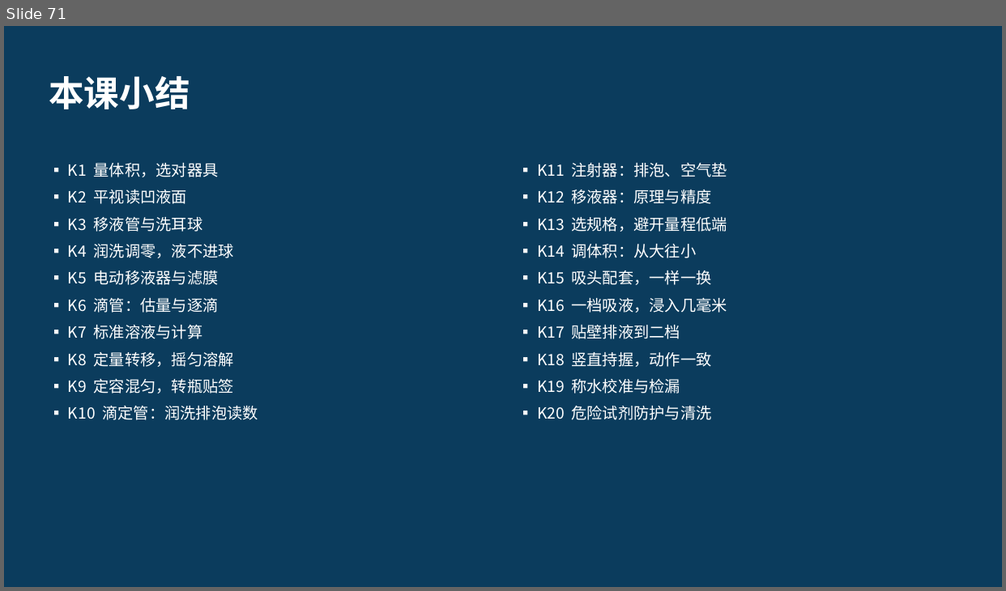
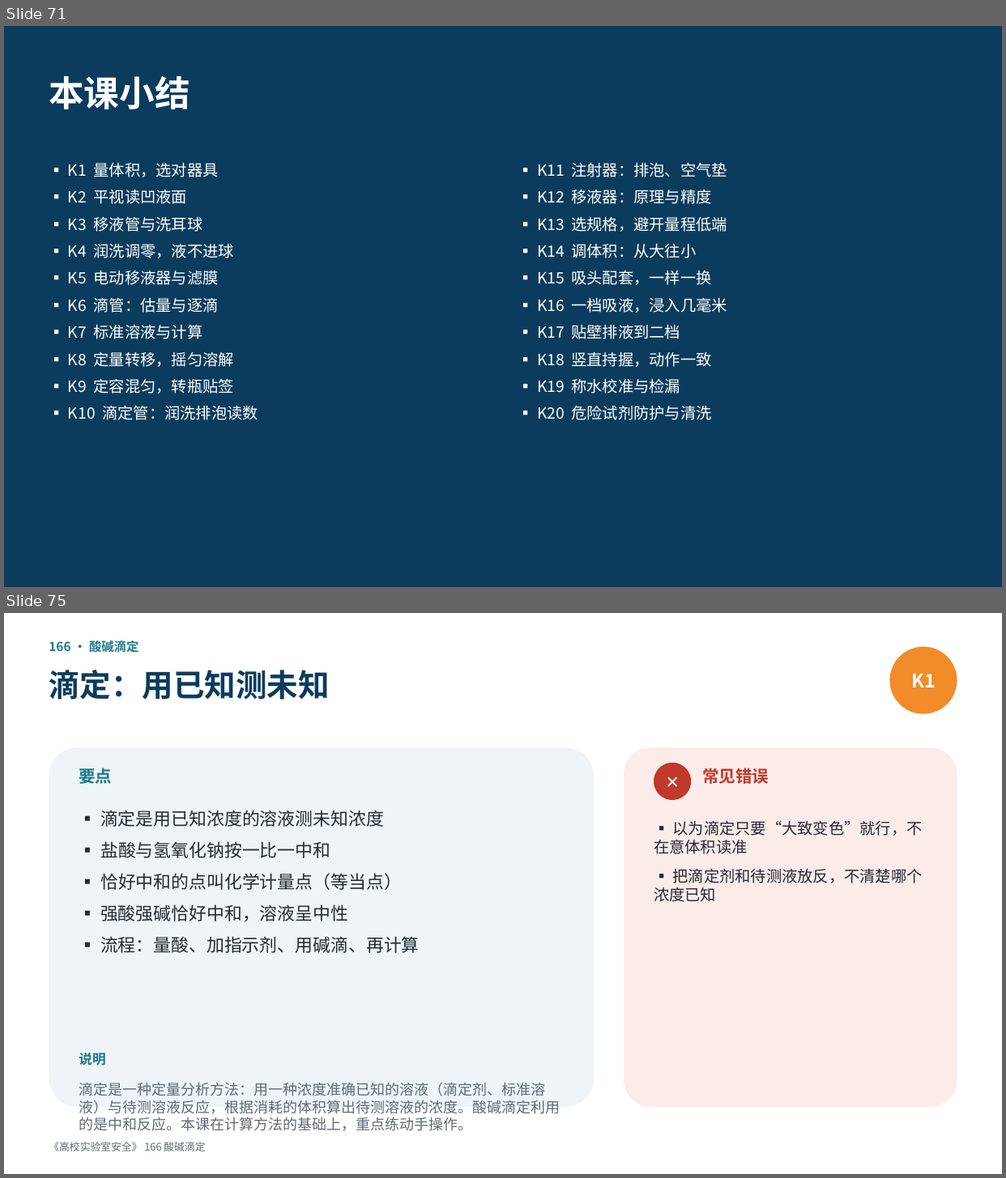
Before and after one commit to hanrongwx-max/videoyoutubo, a slide deck: course/高校实验室安全/课件/第15章_实验基本技能.pptx. Shown one above the other, each under a label of ours: slide 71 before the commit, slides 71 and 75 after it; the slides between them are not shown. The pictures are 1006x591 and 1006x1178 pixels, drawn with LibreOffice and Linux fonts; fonts in the diff are those of the drawing. Boxes give left, top, right and bottom in pixels: in the first picture for what was removed or moved away, otherwise in the second. Text is boxed around its words. In the diff, an @@ line names an element or a change of style, - is before the commit and + after.

```diff
--- a/course/高校实验室安全/课件/第15章_实验基本技能.pptx
+++ b/course/高校实验室安全/课件/第15章_实验基本技能.pptx
@@ slide 75 added at box(4, 613, 1002, 1174), background #FFFFFF @@
@@ text added at box(49, 639, 139, 655), 12 pt, text #1D7A8C, bold @@
+166 · 酸碱滴定
@@ ellipse added at box(889, 647, 957, 714), fill #F28C28, 18 pt, text #FFFFFF, bold @@
+K1
@@ text added at box(49, 670, 329, 700), 30 pt, text #0B3C5D, bold @@
+滴定：用已知测未知
@@ rounded rectangle added at box(49, 747, 594, 1107), fill #EEF4F7 @@
@@ rounded rectangle added at box(624, 747, 957, 1107), fill #FBECEA @@
@@ text added at box(79, 768, 112, 784), 16 pt, text #1D7A8C, bold @@
+要点
@@ ellipse added at box(654, 763, 691, 800), fill #C0392B, 16 pt, text #FFFFFF, bold @@
+✕
@@ text added at box(702, 768, 769, 784), 16 pt, text #C0392B, bold @@
+常见错误
@@ text added at box(100, 810, 420, 953), 17 pt, text #222B33 @@
+▪ 滴定是用已知浓度的溶液测未知浓度
+▪ 盐酸与氢氧化钠按一比一中和
+▪ 恰好中和的点叫化学计量点（等当点）
+▪ 强酸强碱恰好中和，溶液呈中性
+▪ 流程：量酸、加指示剂、用碱滴、再计算
@@ text added at box(654, 820, 923, 902), 15 pt, text #222B33 @@
+▪ 以为滴定只要“大致变色”就行，不在意体积读准
+▪ 把滴定剂和待测液放反，不清楚哪个浓度已知
@@ text added at box(79, 1053, 105, 1066), 13 pt, text #1D7A8C, bold @@
+说明
@@ text added at box(79, 1083, 560, 1131), 14 pt, text #5F6B75 @@
+滴定是一种定量分析方法：用一种浓度准确已知的溶液（滴定剂、标准溶液）与待测溶液反应，根据消耗的体积算出待测溶液的浓度。酸碱滴定利用的是中和反应。本课在计算方法的基础上，重点练动手操作。
@@ text added at box(49, 1142, 205, 1152), 10 pt, text #5F6B75 @@
+《高校实验室安全》 166 酸碱滴定
```
Also in this commit, not shown: 19 other slides added, 2 other files.
